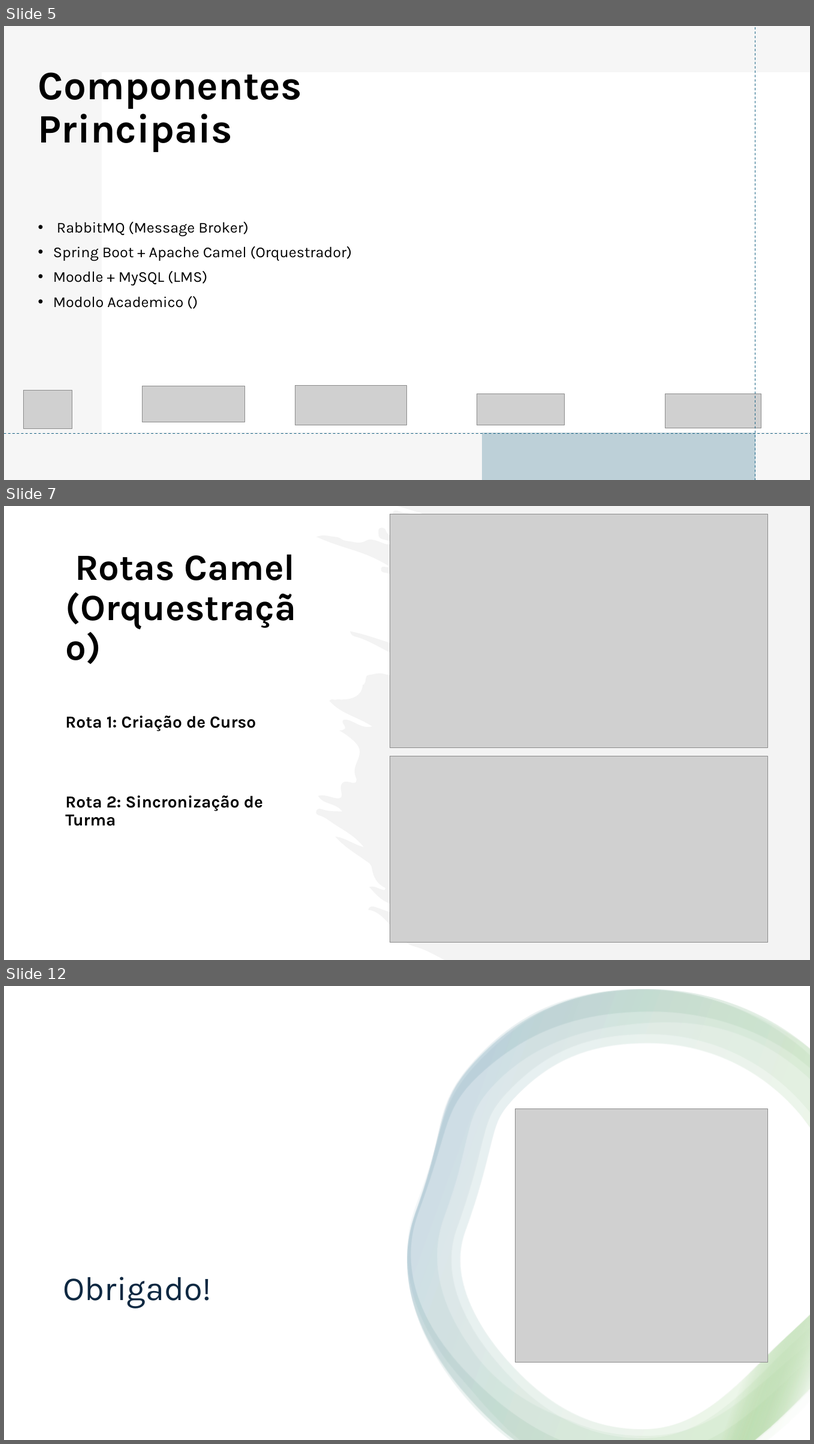
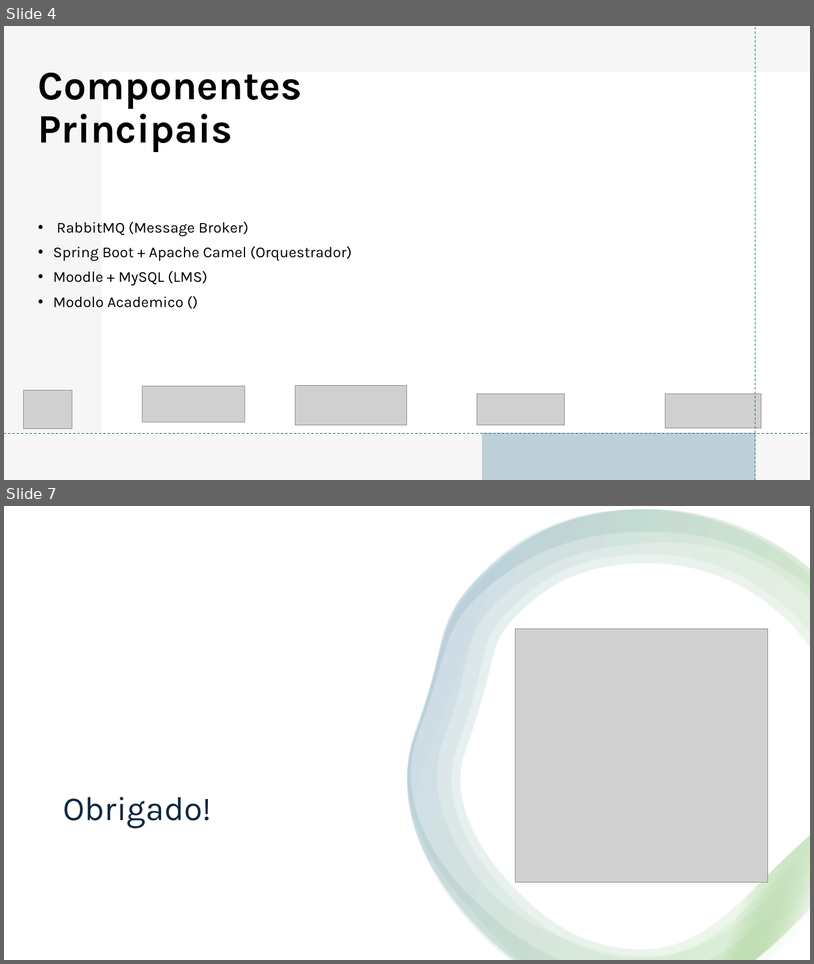
Before and after one commit to tinunr/mei-ids, a slide deck: Apresentação.pptx. Shown one above the other, each under a label of ours: slides 5, 7 and 12 before the commit, slides 4 and 7 after it; the slides between them are not shown. The pictures are 814x1444 and 814x964 pixels, drawn with LibreOffice and Linux fonts; fonts in the diff are those of the drawing; grey boxes stand for pictures. Boxes give left, top, right and bottom in pixels: in the first picture for what was removed or moved away, otherwise in the second. Text is boxed around its words. In the diff, an @@ line names an element or a change of style, - is before the commit and + after.

```diff
--- a/Apresentação.pptx
+++ b/Apresentação.pptx
@@ slide 7 removed at (4, 506, 810, 960), background #FFFFFF @@
@@ freeform shape removed at (316, 506, 810, 960) @@
@@ picture removed at (390, 514, 768, 748) @@
@@ title removed at (75, 554, 296, 580) @@
-Rotas Camel (Orquestração)
@@ text removed at (65, 715, 263, 826) @@
-Rota 1: Criação de Curso
-Rota 2: Sincronização de Turma
@@ picture removed at (390, 756, 768, 942) @@
@@ what was slide 5 is now slide 4 @@
@@ what was slide 12 is now slide 7 @@
```
Also in this commit, not shown: 1 slide changed, 1 slide added, 5 other slides removed, 3 other files.
